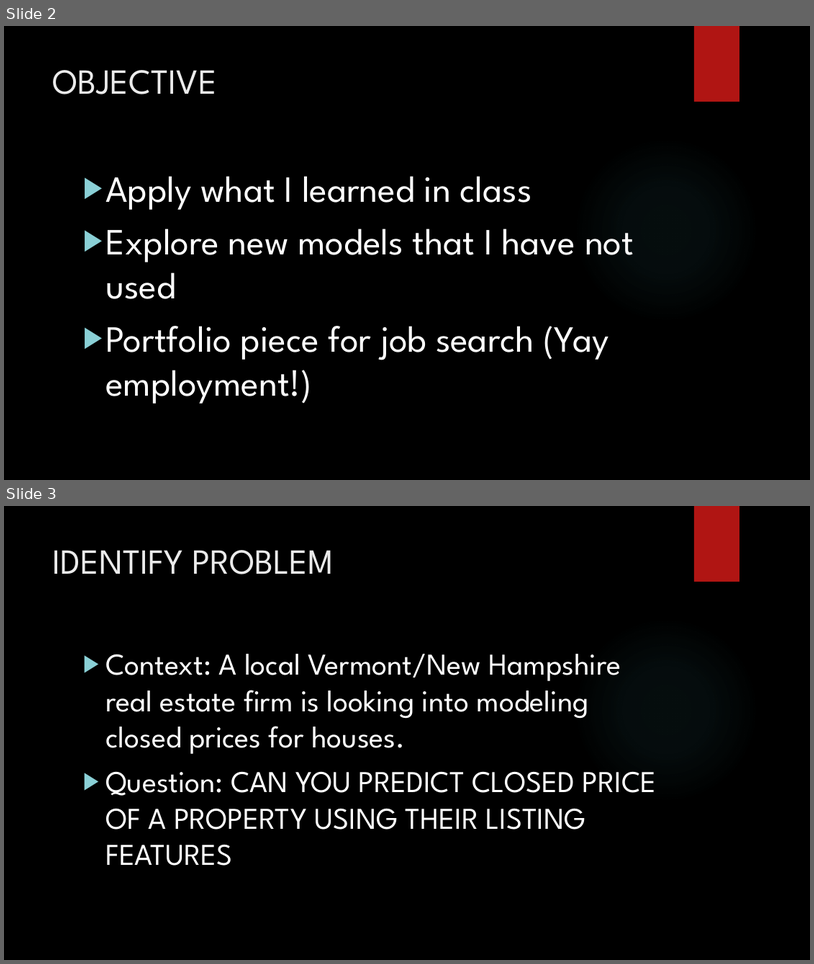
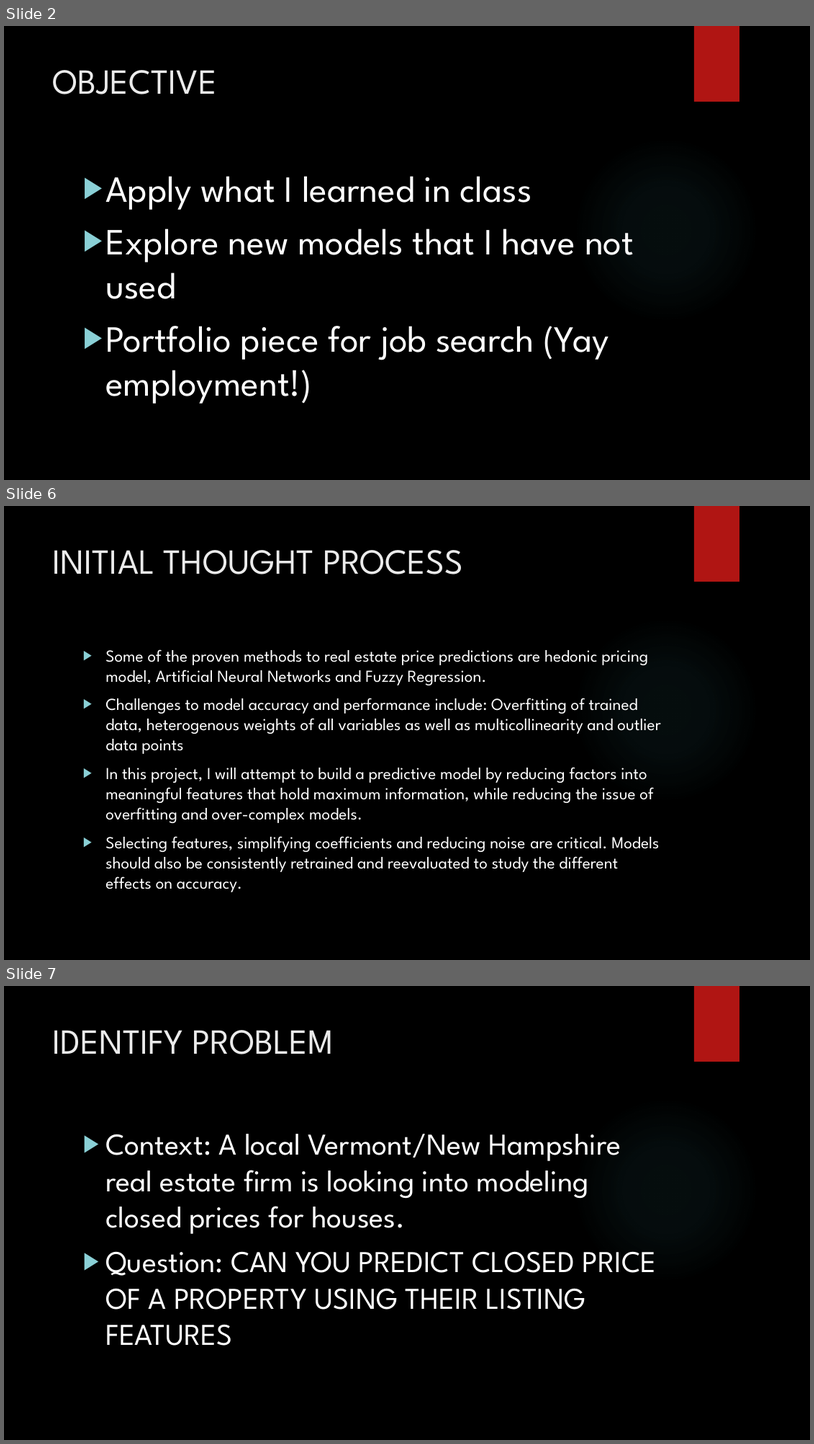
Before and after one commit to minhchan11/GA-Capstone-RealEstate, a slide deck: slides/Presentation.pptx. Shown one above the other, each under a label of ours: slides 2 and 3 before the commit, slides 2, 6 and 7 after it; the slides between them are not shown. The pictures are 814x964 and 814x1444 pixels, drawn with LibreOffice and Linux fonts; fonts in the diff are those of the drawing; background and template pictures are left out. Boxes give left, top, right and bottom in pixels: in the first picture for what was removed or moved away, otherwise in the second. Text is boxed around its words. In the diff, an @@ line names an element or a change of style, - is before the commit and + after.

```diff
--- a/slides/Presentation.pptx
+++ b/slides/Presentation.pptx
@@ slide 6 added at [4,506,810,960], background picture (left out); not listed: 2 template elements that a slide beside it also shows @@
@@ title added at [53,550,463,574], 42 pt, text #EBEBEB @@
+INITIAL THOUGHT PROCESS
@@ text added at [106,649,661,892], 20 pt, text #FFFFFF @@
+▶ Some of the proven methods to real estate price predictions are hedonic pricing model, Artificial Neural Networks and Fuzzy Regression.
+▶ Challenges to model accuracy and performance include: Overfitting of trained data, heterogenous weights of all variables as well as multicollinearity and outlier data points
+▶ In this project, I will attempt to build a predictive model by reducing factors into meaningful features that hold maximum information, while reducing the issue of overfitting and over-complex models.
+▶ Selecting features, simplifying coefficients and reducing noise are critical. Models should also be consistently retrained and reevaluated to study the different effects on accuracy.
@@ what was slide 3 is now slide 7 @@
```
Also in this commit, not shown: 5 other slides added, 1 slide removed, 3 other files.
